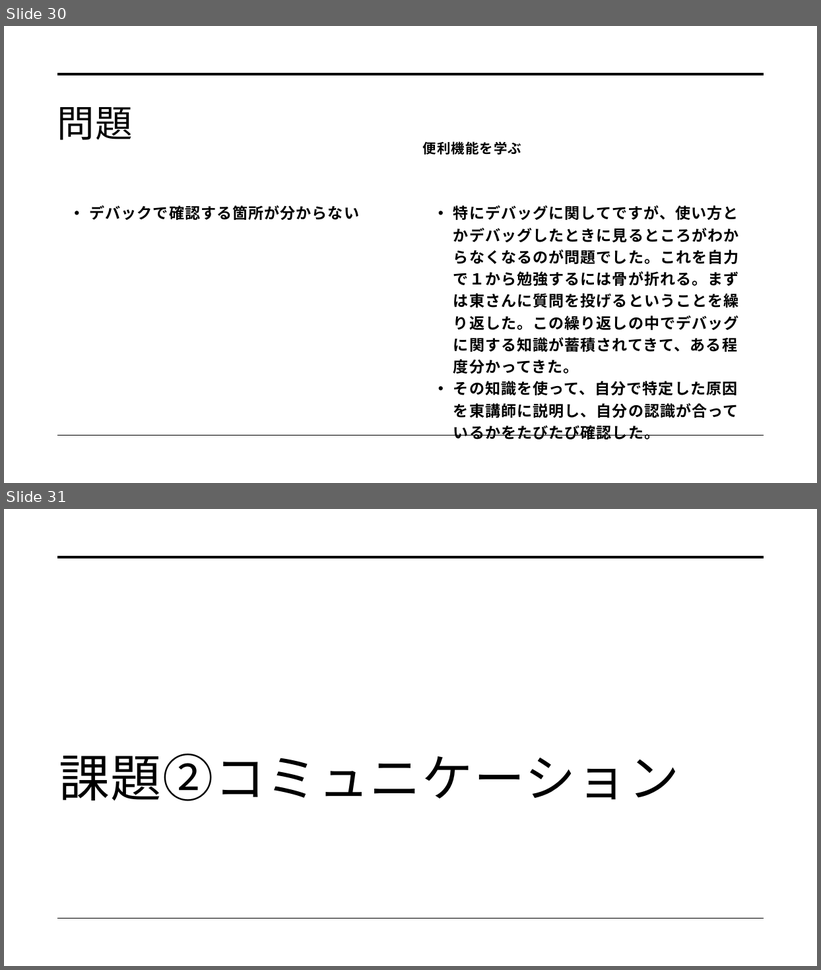
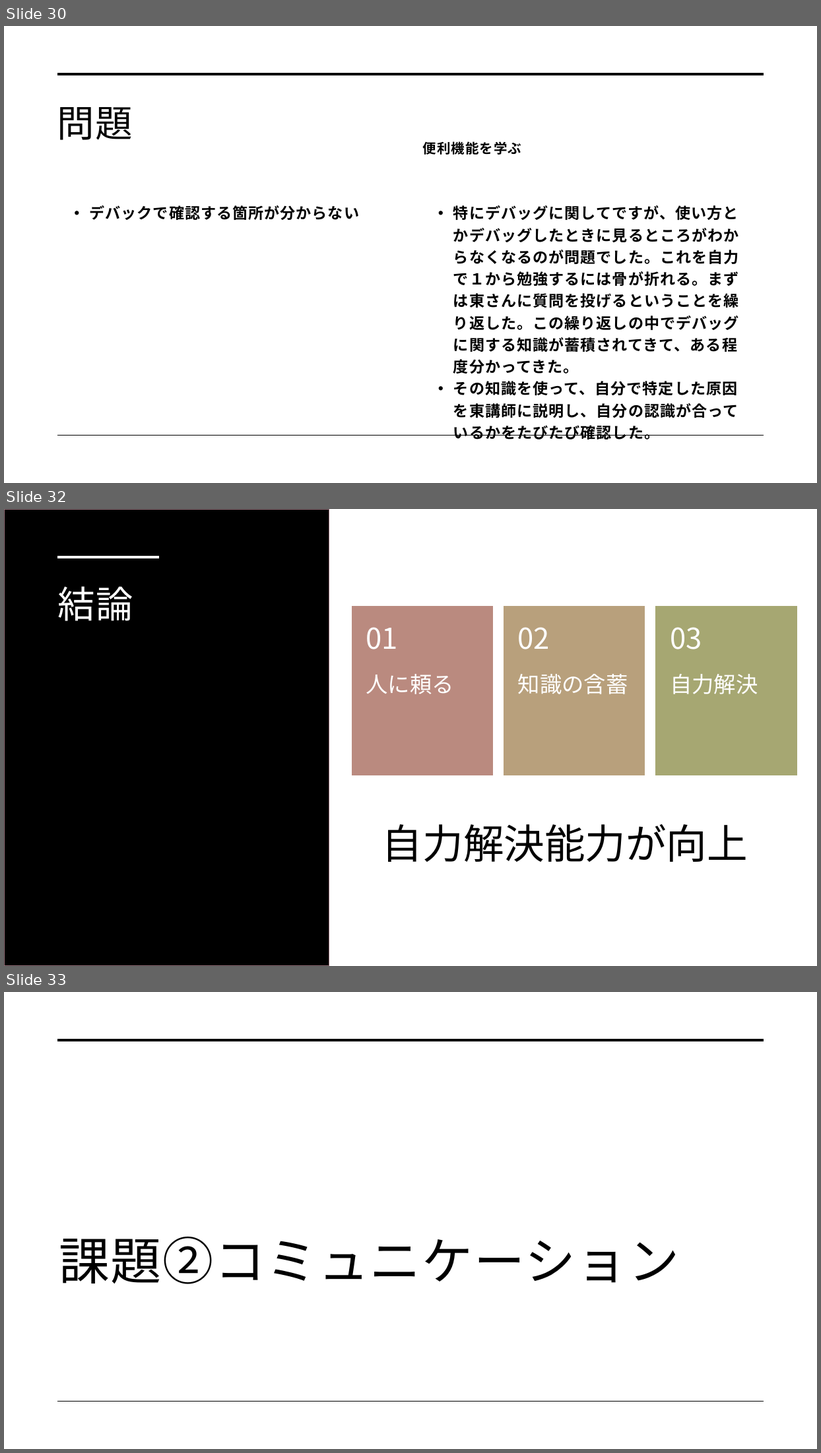
Before and after one commit to dojo2022/C-3, a slide deck: C-3_配布資料/0630_C3_発表資料.pptx. Shown one above the other, each under a label of ours: slides 30 and 31 before the commit, slides 30, 32 and 33 after it; the slides between them are not shown. The pictures are 821x970 and 821x1453 pixels, drawn with LibreOffice and Linux fonts; fonts in the diff are those of the drawing. Boxes give left, top, right and bottom in pixels: in the first picture for what was removed or moved away, otherwise in the second. Text is boxed around its words. In the diff, an @@ line names an element or a change of style, - is before the commit and + after.

```diff
--- a/C-3_配布資料/0630_C3_発表資料.pptx
+++ b/C-3_配布資料/0630_C3_発表資料.pptx
@@ slide 32 added at (4, 509, 817, 966), background #FFFFFF @@
@@ rectangle added at (4, 509, 329, 966), fill #000000, outline #926F77 1 pt @@
@@ line added from (57, 557) to (159, 557), #FFFFFF 3.5 pt @@
@@ title added at (57, 586, 133, 621), 44 pt, text #FFFFFF @@
+結論
@@ group added at (352, 607, 797, 776): 6 texts, 3 rectangles @@
+人に頼る
+01
+知識の含蓄
+02
+自力解決
+03
@@ text added at (382, 824, 748, 862), 48 pt, text #000000 @@
+自力解決能力が向上
@@ what was slide 31 is now slide 33 @@
```
Also in this commit, not shown: 1 other slide added.
